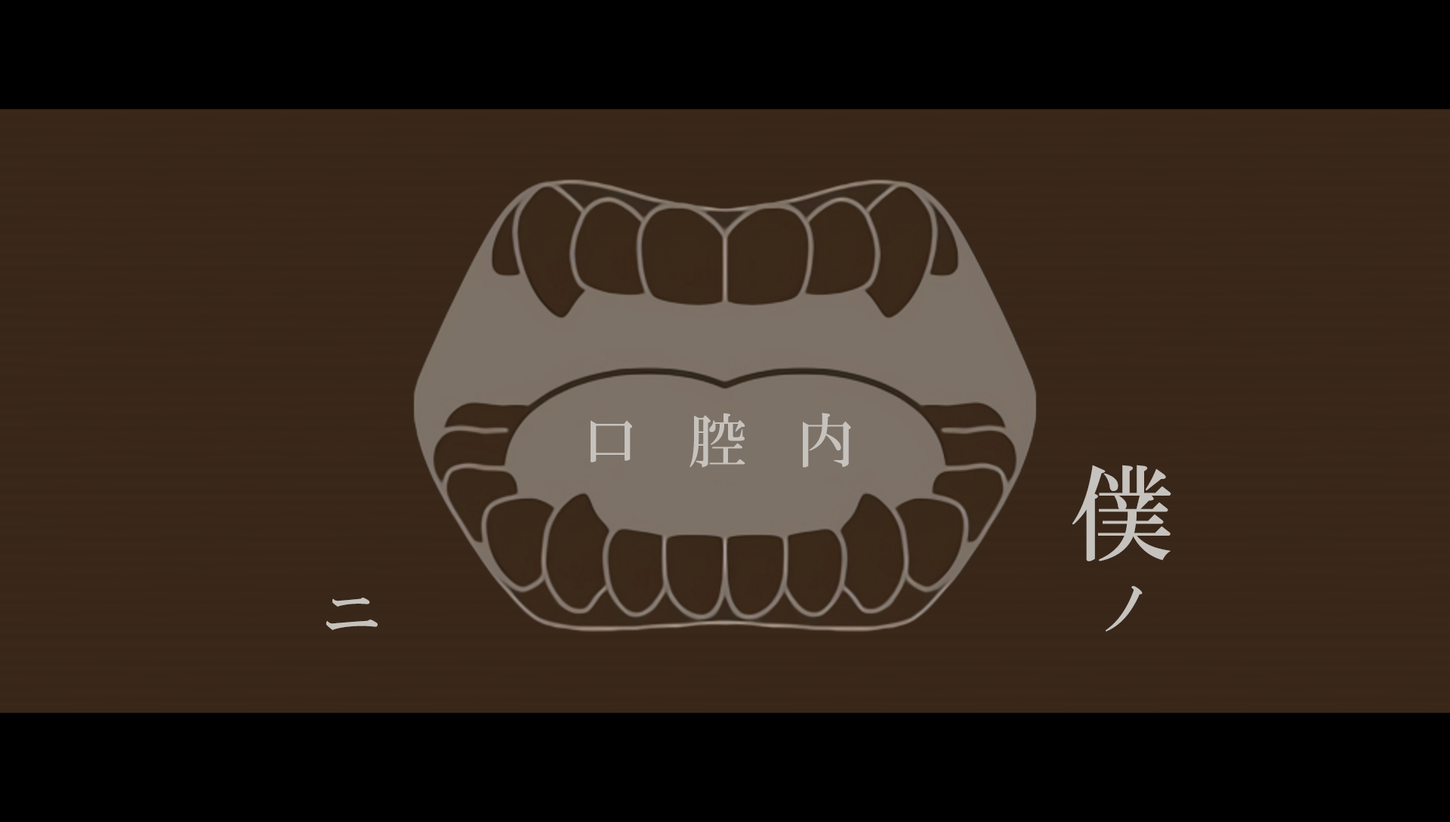
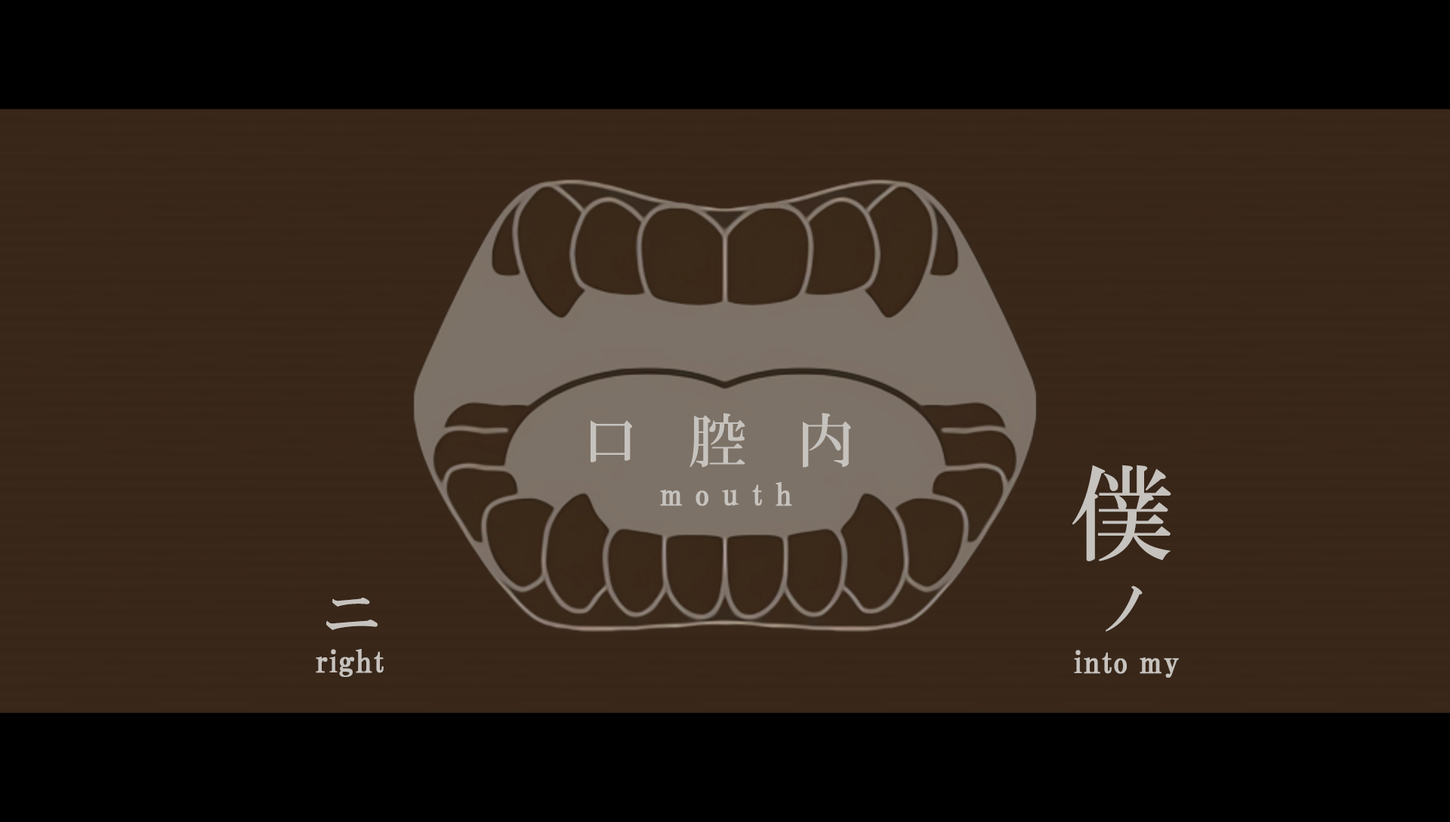
Layers edited between the first and the second 1450x822 image:
added layer "mouth" above "into my" over [660, 481, 793, 506]
added layer "into my" above "right" over [1073, 649, 1179, 678]
added layer "right" above "ノ" over [315, 648, 384, 677]
